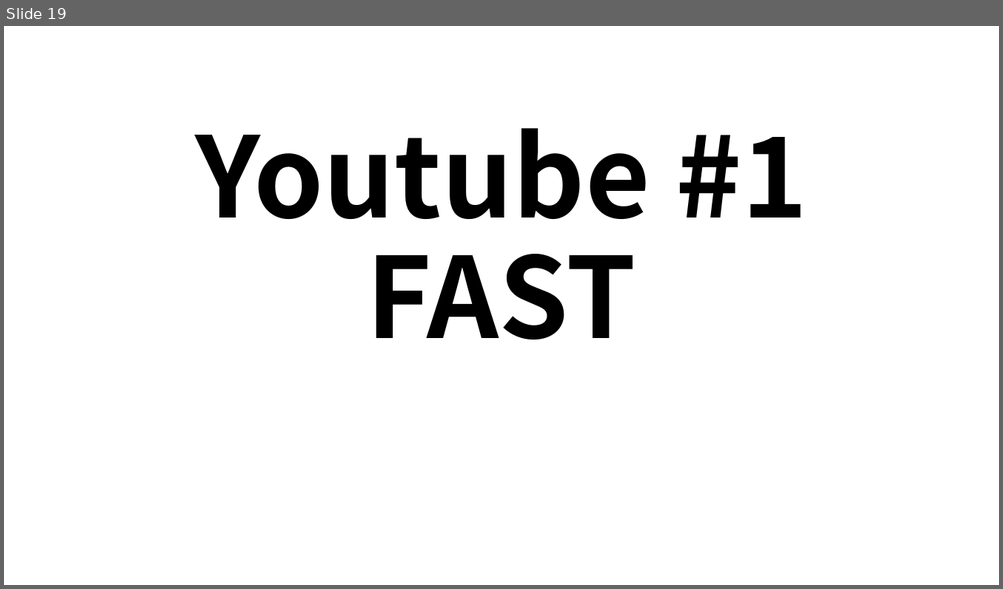
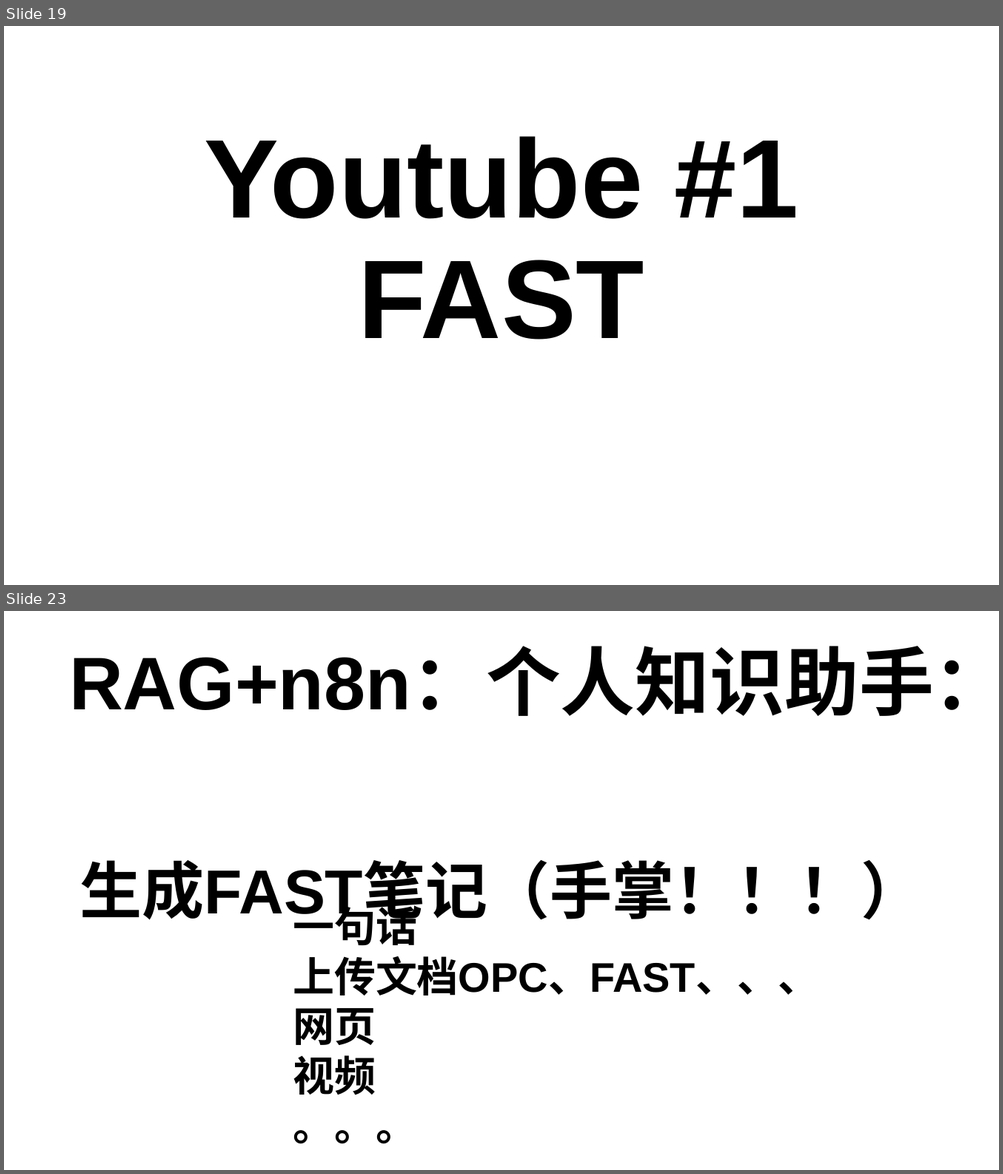
Before and after one commit to aistudybar/ob-OnePersonCompany, a slide deck: _attachment/一人公司（OPC）.pptx. Shown one above the other, each under a label of ours: slide 19 before the commit, slides 19 and 23 after it; the slides between them are not shown. The pictures are 1003x589 and 1003x1174 pixels, drawn with LibreOffice and Linux fonts; fonts in the diff are those of the drawing. Boxes give left, top, right and bottom in pixels: in the first picture for what was removed or moved away, otherwise in the second. Text is boxed around its words. In the diff, an @@ line names an element or a change of style, - is before the commit and + after.

```diff
--- a/_attachment/一人公司（OPC）.pptx
+++ b/_attachment/一人公司（OPC）.pptx
@@ slide 23 added at (4,611,999,1170), background #FFFFFF @@
@@ title added at (69,651,999,929), 72 pt, text #000000, bold @@
+RAG+n8n：个人知识助手：
+生成FAST笔记（手掌！！！）
@@ text added at (293,900,819,1145), 40 pt, text #000000, bold @@
+一句话
+上传文档OPC、FAST、、、
+网页
+视频
+。。。
@@ slide 19 changed as well @@
@@ title "Youtube #1 FAST" at (204,136,798,340): font Noto Sans CJK SC to Arial @@
```
Also in this commit, not shown: 16 other slides changed, 9 other slides added, 2 slides removed, 3 other files.
